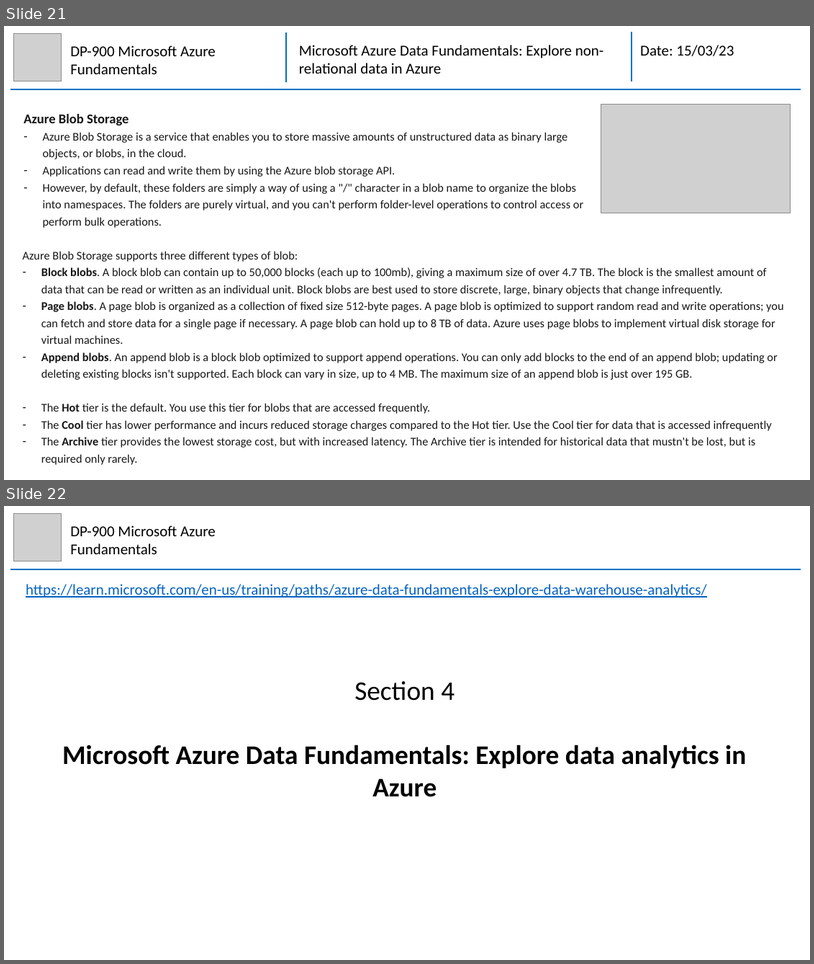
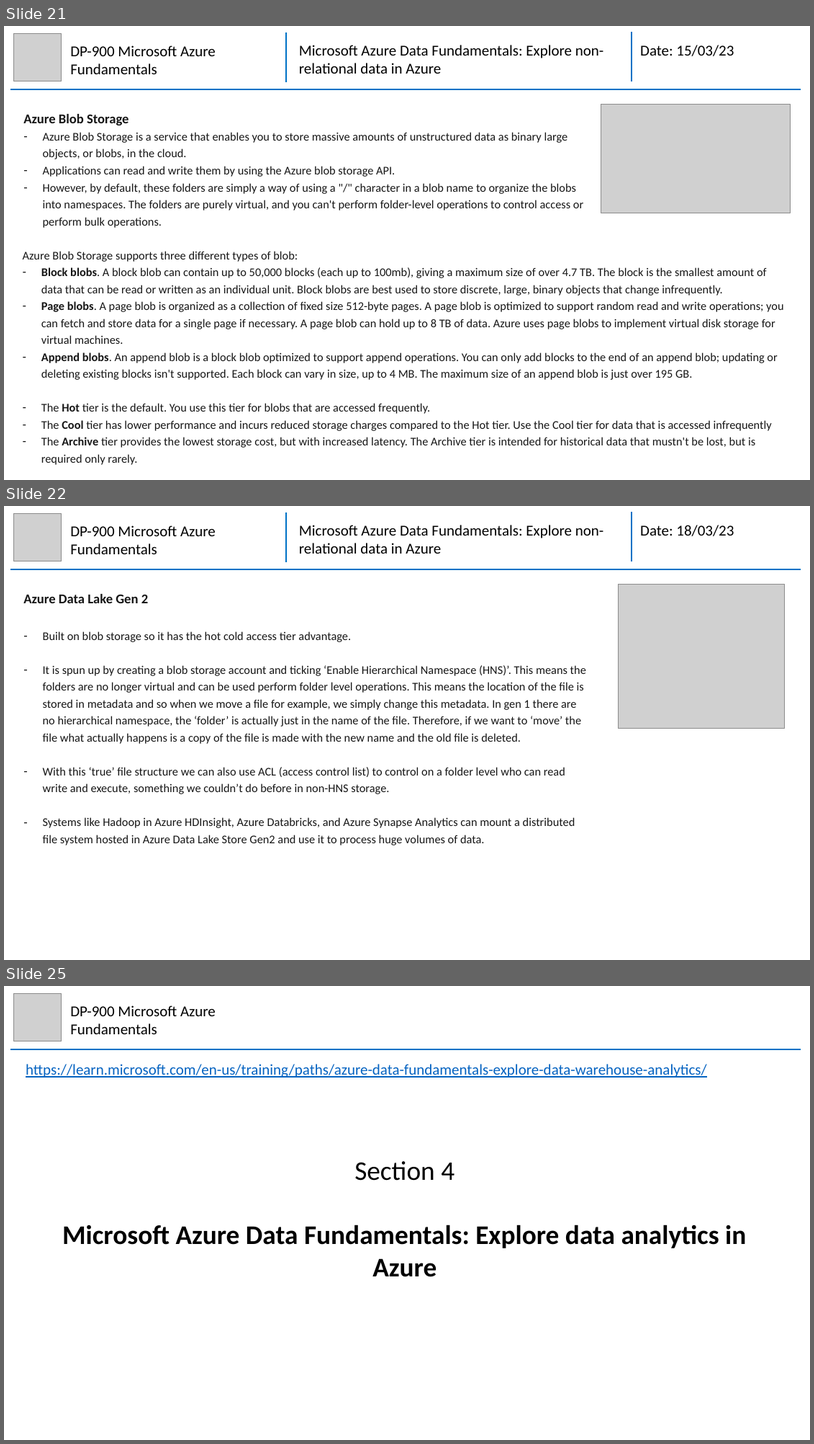
Before and after one commit to mhaythornthwaite/Testing_ML_Algorithms, a slide deck: Azure_DP-900_Fundamentals/MJH_DP-900_Azure_Fundamentals_Notes.pptx. Shown one above the other, each under a label of ours: slides 21 and 22 before the commit, slides 21, 22 and 25 after it; the slides between them are not shown. The pictures are 814x964 and 814x1444 pixels, drawn with LibreOffice and Linux fonts; fonts in the diff are those of the drawing; grey boxes stand for pictures. Boxes give left, top, right and bottom in pixels: in the first picture for what was removed or moved away, otherwise in the second. Text is boxed around its words. In the diff, an @@ line names an element or a change of style, - is before the commit and + after.

Commit message:
Azure DP900 Section 3 Module 1

```diff
--- a/Azure_DP-900_Fundamentals/MJH_DP-900_Azure_Fundamentals_Notes.pptx
+++ b/Azure_DP-900_Fundamentals/MJH_DP-900_Azure_Fundamentals_Notes.pptx
@@ slide 22 added at bbox=[4, 506, 810, 960], background #FFFFFF @@
@@ picture added at bbox=[13, 513, 62, 561] @@
@@ text added at bbox=[70, 525, 216, 554], 18 pt, text #000000 @@
+DP-900 Microsoft Azure Fundamentals
@@ group added at bbox=[10, 512, 801, 569]: 3 lines, 2 texts @@
+Microsoft Azure Data Fundamentals: Explore non-relational data in Azure
+Date: 18/03/23
@@ picture added at bbox=[619, 584, 786, 728] @@
@@ text added at bbox=[23, 594, 586, 845], 14 pt, text #161616 @@
+Azure Data Lake Gen 2
+– Built on blob storage so it has the hot cold access tier advantage.
+– It is spun up by creating a blob storage account and ticking ‘Enable Hierarchical Namespace (HNS)’. This means the folders are no longer virtual and can be used perform folder level operations. This means the location of the file is stored in metadata and so when we move a file for example, we simply change this metadata. In gen 1 there are no hierarchical namespace, the ‘folder’ is actually just in the name of the file. Therefore, if we want to ‘move’ the file what actually happens is a copy of the file is made with the new name and the old file is deleted.
+– With this ‘true’ file structure we can also use ACL (access control list) to control on a folder level who can read write and execute, something we couldn’t do before in non-HNS storage.
+– Systems like Hadoop in Azure HDInsight, Azure Databricks, and Azure Synapse Analytics can mount a distributed file system hosted in Azure Data Lake Store Gen2 and use it to process huge volumes of data.
@@ what was slide 22 is now slide 25 @@
```
Also in this commit, not shown: 2 other slides added.
